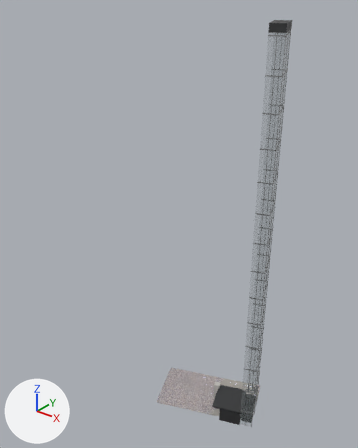
One commit to the glTF model web/data/shibuya/hero/skylobby.glb: the scene before it, then after it.
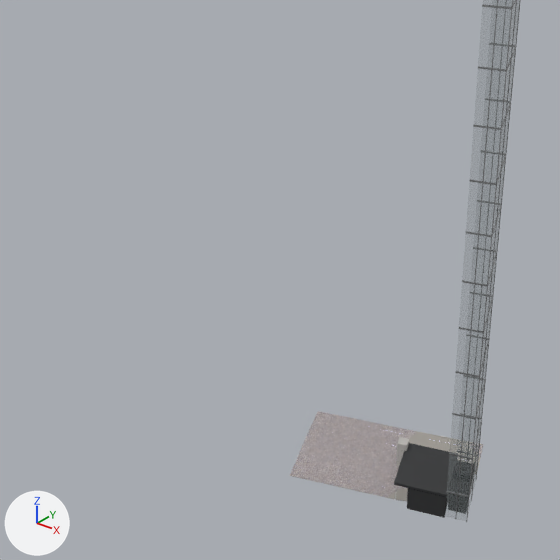
There are two pictures of each version: one whole from a 50 mm lens placed at (573.3, -1145.0, 95.9), pointed at (521.0, -1079.6, 55.4), one close up on the part from 0% to 84% of the width and 33% to 100% of the height. The lights are fixed; the arrows at lower left show +X, +Y and +Z. The older version's two pictures come first. Vertices at exactly the same position are counted once.

Before the edit, the objects in view are built like this:
```python
me_skylobby_ground_plank_dark = bpy.data.meshes.new('skylobby_ground_plank_dark')
me_skylobby_ground_plank_dark.from_pydata(...)  # 352 vertices, 176 faces; spans x -13.8..6.7, y -8.3..7.8, z -0.4..0.6
me_skylobby_ground_plank_dark.materials.append(mat_ground_plank_dark)
me_skylobby_ground_tile_joint = bpy.data.meshes.new('skylobby_ground_tile_joint')
me_skylobby_ground_tile_joint.from_pydata(...)  # 225 vertices, 352 faces; spans x -14.2..6.7, y -9.4..7.9, z -0.4..0.6
me_skylobby_ground_tile_joint.materials.append(mat_ground_tile_joint)  # grey #a29e97
me_skylobby_metal_soffit = bpy.data.meshes.new('skylobby_metal_soffit')
me_skylobby_metal_soffit.from_pydata(...)  # 22 vertices, 22 faces; spans x -0.9..9.1, y -5.5..3.4, z -0.4..75.2
me_skylobby_metal_soffit.materials.append(mat_metal_soffit)  # dark grey #4d4e50
ob_skylobby_ground_plank_dark = bpy.data.objects.new('skylobby_ground_plank_dark', me_skylobby_ground_plank_dark)
ob_skylobby_ground_plank_dark.location = (530.5, -1077.0, 15.8)
ob_skylobby_ground_tile_joint = bpy.data.objects.new('skylobby_ground_tile_joint', me_skylobby_ground_tile_joint)
ob_skylobby_ground_tile_joint.location = (530.5, -1077.0, 15.8)
ob_skylobby_metal_soffit = bpy.data.objects.new('skylobby_metal_soffit', me_skylobby_metal_soffit)
ob_skylobby_metal_soffit.location = (530.5, -1077.0, 15.8)
# also in view: 'skylobby_ground_plank' at (526.5, -1077.8, 15.9); 'skylobby_metal_frame' at (534.2, -1077.8, 52.7); 'skylobby_ground_plank_pale' at (526.7, -1077.9, 15.9); 'skylobby_glass_front' at (535.3, -1077.8, 52.7)
```
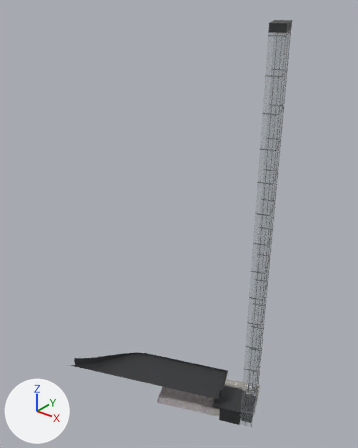
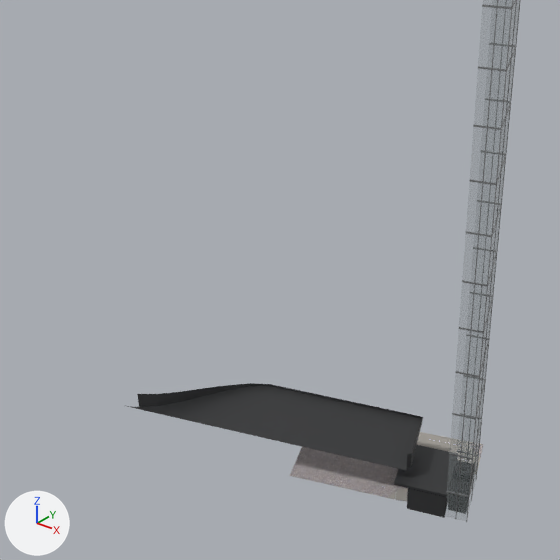
Not visible in the close-ups: 'skylobby_metal_facet'.

Diff of the bpy script that builds the scene:
```diff
--- a/web/data/shibuya/hero/skylobby.glb.py
+++ b/web/data/shibuya/hero/skylobby.glb.py
@@ mat_metal_facet_b @@
+mat_metal_facet_b = principled_material('metal_facet_b')
+mat_metal_facet_b.base_color = (0.36, 0.37, 0.39)  # grey #a2a4a8
+mat_metal_facet_b.metallic = 1.0
+mat_metal_facet_b.roughness = 0.14
@@ mat_metal_facet @@
+mat_metal_facet = principled_material('metal_facet')
+mat_metal_facet.base_color = (0.5, 0.51, 0.53)  # light grey #bcbdc0
+mat_metal_facet.metallic = 1.0
+mat_metal_facet.roughness = 0.1
@@ me_skylobby_metal_soffit @@
 # used by ob_skylobby_metal_soffit; location = (530.5, -1077.0, 15.8)
-me_skylobby_metal_soffit.from_pydata(...)  # 22 vertices, 22 faces; spans x -0.9..9.1, y -5.5..3.4, z -0.4..75.2
+me_skylobby_metal_soffit.from_pydata(...)  # 65 vertices, 61 faces; spans x -29.7..9.1, y -17.1..3.4, z -0.4..75.2
+# me_skylobby_metal_soffit part 1: a new loose piece of 26 vertices spanning x -28.0..2.5, y -16.1..1.6, z 4.5..6.6, in mat_metal_soffit (dark grey #4d4e50)
+# me_skylobby_metal_soffit part 2: a new loose piece of 17 vertices spanning x -29.7..2.5, y -17.1..1.6, z 4.5..6.3, in mat_metal_soffit (dark grey #4d4e50)
 me_skylobby_metal_soffit.materials.append(mat_metal_soffit)
@@ me_skylobby_metal_facet_b @@
+me_skylobby_metal_facet_b.from_pydata(...)  # 509 vertices, 221 faces; spans x -28.0..2.3, y -16.3..1.3, z 4.4..6.2
+me_skylobby_metal_facet_b.materials.append(mat_metal_facet_b)  # grey #a2a4a8
@@ me_skylobby_metal_facet @@
+me_skylobby_metal_facet.from_pydata(...)  # 488 vertices, 217 faces; spans x -28.5..2.4, y -16.5..1.5, z 4.4..6.2
+me_skylobby_metal_facet.materials.append(mat_metal_facet)  # light grey #bcbdc0
@@ ob_skylobby_metal_facet_b @@
+ob_skylobby_metal_facet_b = bpy.data.objects.new('skylobby_metal_facet_b', me_skylobby_metal_facet_b)
+ob_skylobby_metal_facet_b.location = (530.5, -1077.0, 15.8)
@@ ob_skylobby_metal_facet @@
+ob_skylobby_metal_facet = bpy.data.objects.new('skylobby_metal_facet', me_skylobby_metal_facet)
+ob_skylobby_metal_facet.location = (530.5, -1077.0, 15.8)
```

Location of each change, [x1, y1, x2, y2] in pixels of the close-ups (560 x 560 px):
'skylobby_metal_soffit', reshaped: before [394, 443, 450, 518]; after [127, 383, 450, 518]
'skylobby_metal_facet_b', added: after [170, 416, 398, 469]
part 1 of me_skylobby_metal_soffit, added: after [137, 383, 423, 468]
part 2 of me_skylobby_metal_soffit, added: after [127, 386, 422, 470]
'skylobby_ground_plank_dark', unchanged, covered by the edit: before [293, 415, 483, 498]; after [293, 444, 483, 498]
